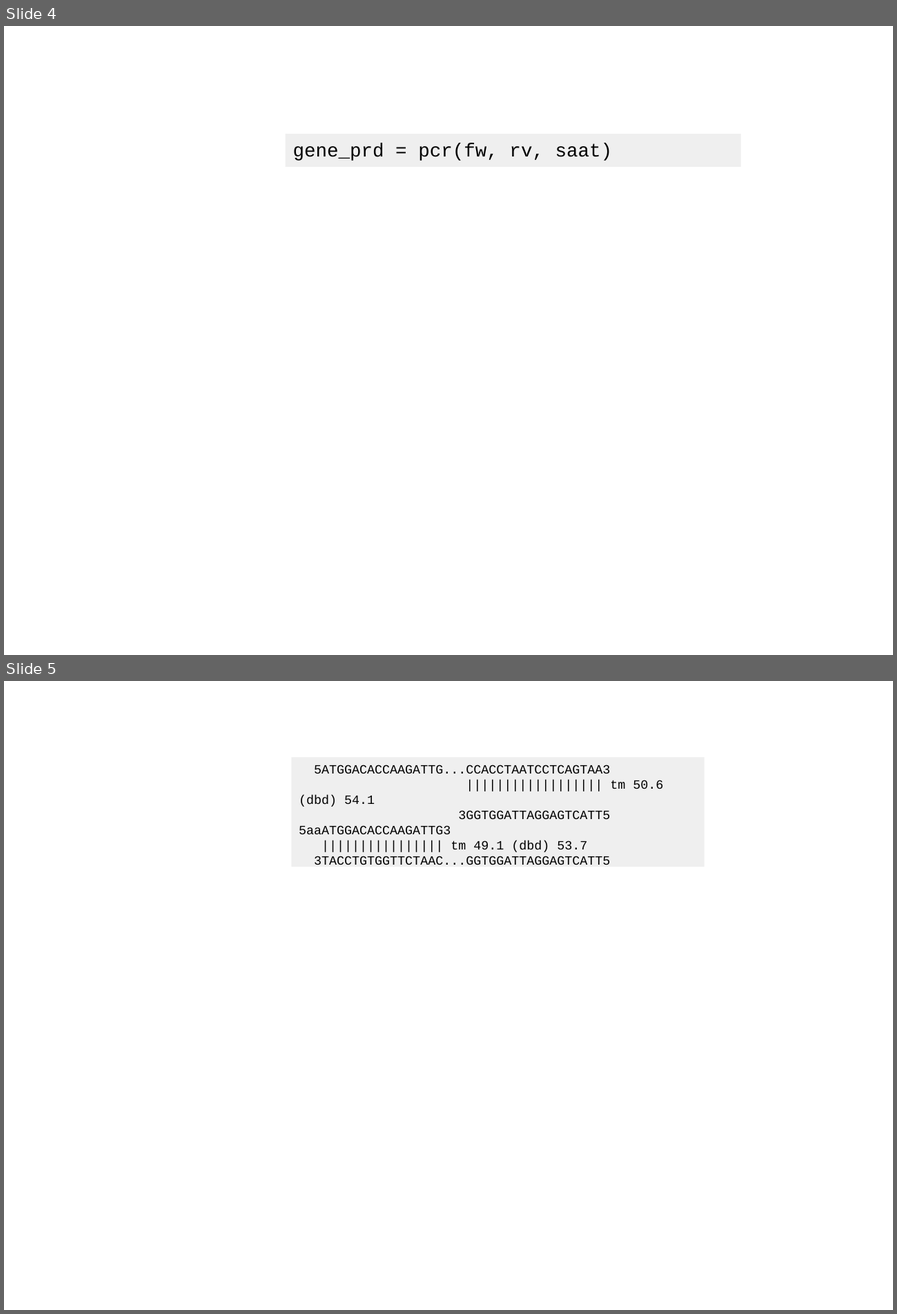
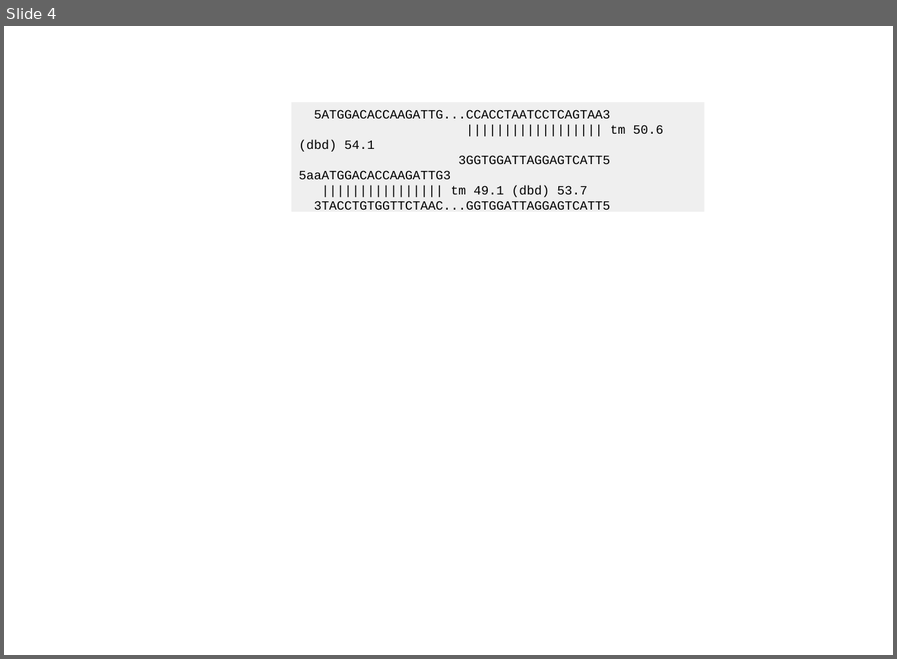
Before and after one commit to BjornFJohansson/pydna-examples, a slide deck: strawberry aat/saat_cloning2.odp. Shown one above the other, each under a label of ours: slides 4 and 5 before the commit, slide 4 after it. The pictures are 897x1314 and 897x659 pixels, drawn with LibreOffice and Linux fonts; fonts in the diff are those of the drawing; background and template pictures are left out. Boxes give left, top, right and bottom in pixels: in the first picture for what was removed or moved away, otherwise in the second. Text is boxed around its words. In the diff, an @@ line names an element or a change of style, - is before the commit and + after.

```diff
--- a/strawberry aat/saat_cloning2.odp
+++ b/strawberry aat/saat_cloning2.odp
@@ slide 4 removed at [4,26,893,655], background picture (left out) @@
@@ rectangle removed at [286,134,741,167] @@
-gene_prd = pcr(fw, rv, saat)
@@ what was slide 5 is now slide 4 @@
```
Also in this commit, not shown: 2 slides changed, 1 slide added, 1 other slide removed, 3 other files.
